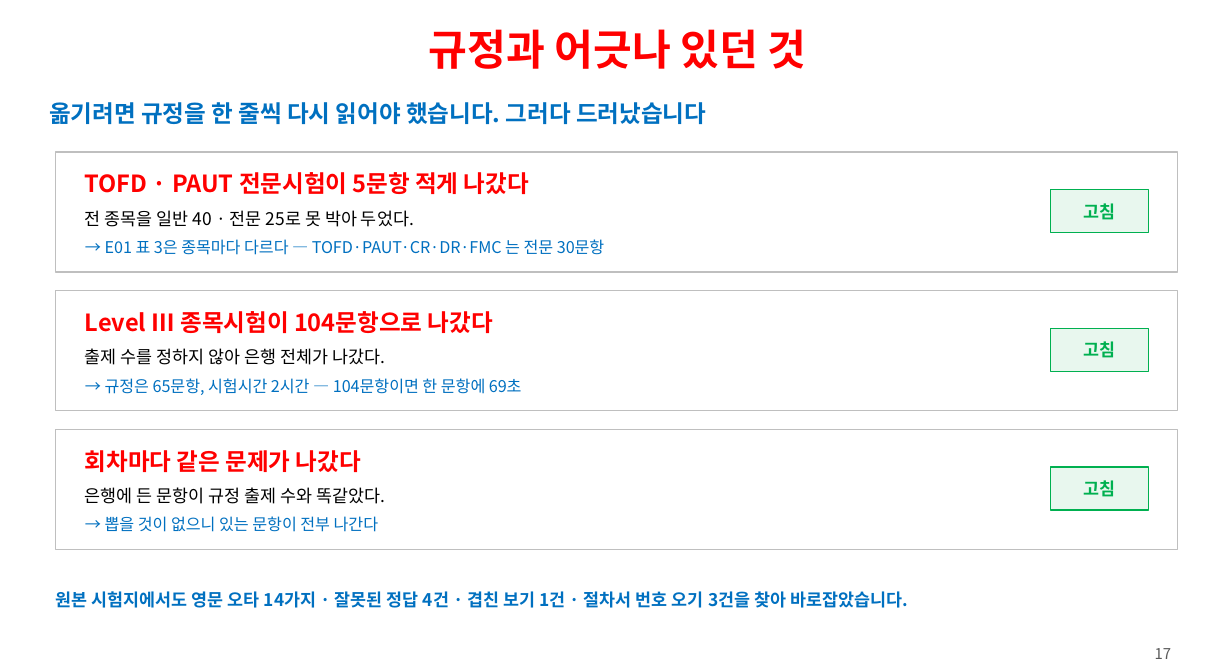
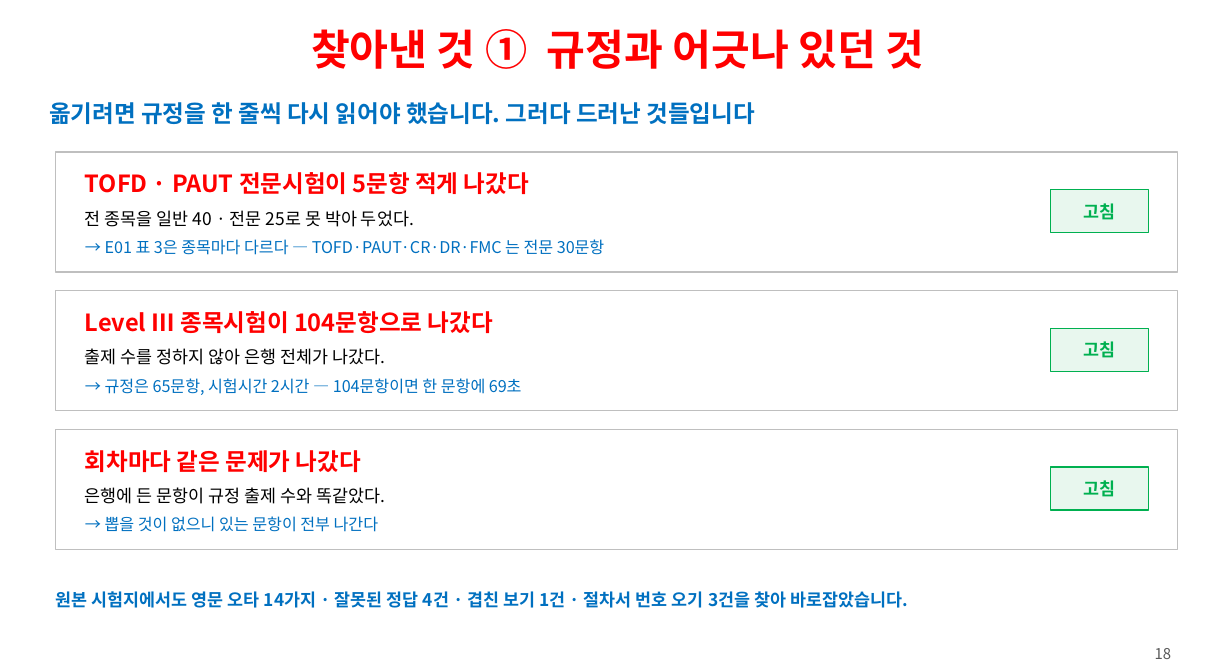
Before and after one commit to ys1277-sys/HIENDT-CBT, a slide deck: slide 18 of docs/발표자료-CBT-2026-08.pptx (slide 17 before the commit). Drawn at 1232x671 pixels with LibreOffice and Linux fonts; fonts in the diff are those of the drawing. Boxes give left, top, right and bottom in pixels: in the first picture for what was removed or moved away, otherwise in the second. Text is boxed around its words. In the diff, an @@ line names an element or a change of style, - is before the commit and + after.

```diff
--- a/docs/발표자료-CBT-2026-08.pptx
+++ b/docs/발표자료-CBT-2026-08.pptx
@@ text at <box>311,29,925,69</box>: text changed @@
-규정과 어긋나 있던 것
+찾아낸 것 ① 규정과 어긋나 있던 것
@@ text at <box>49,102,754,124</box>: text changed @@
-옮기려면 규정을 한 줄씩 다시 읽어야 했습니다. 그러다 드러났습니다
+옮기려면 규정을 한 줄씩 다시 읽어야 했습니다. 그러다 드러난 것들입니다
@@ text at <box>1155,648,1171,659</box>: text changed @@
-17
+18
```
Also in this commit, not shown: 18 other slides changed, 1 other file.
